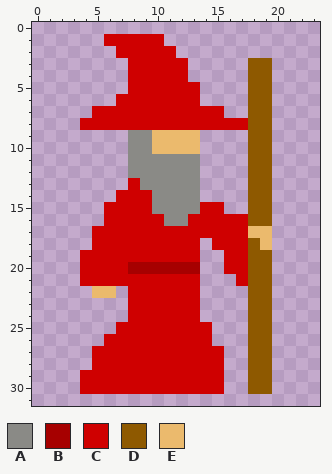
A pixel-art sprite gets an edit: sprites/images/s_wizard_walk_R_0.png. This is how it looked before the edit.
The file is 48x64 pixels, drawn in blocks of 2x2; one block is one cell here.
Palette (. is transparent): A #8a8a86  B #a60000  C #cf0000  D #8e5900  E #ebba6d
Pixels before, first column x 4:
 1 ..CCCCC.........
 2 ...CCCCC........
 3 ....CCCCC.....DD
 4 ....CCCCC.....DD
 5 ....CCCCCC....DD
 6 ...CCCCCCC....DD
 7 .CCCCCCCCCCC..DD
 8 CCCCCCCCCCCCCCDD
 9 ....AAEEEE....DD
10 ....AAEEEE....DD
11 ....AAAAAA....DD
12 ....AAAAAA....DD
13 ....CAAAAA....DD
14 ...CCCAAAA....DD
15 ..CCCCAAAACC..DD
16 ..CCCCCAACCCCCDD
17 .CCCCCCCCCCCCCEE
18 .CCCCCCCCC.CCCDE
19 CCCCCCCCCC..CCDD
20 CCCCBBBBBB..CCDD
21 CCCCCCCCCC...CDD
22 .EE.CCCCCC....DD
23 ....CCCCCC....DD
24 ....CCCCCC....DD
25 ...CCCCCCCC...DD
26 ..CCCCCCCCC...DD
27 .CCCCCCCCCCC..DD
28 .CCCCCCCCCCC..DD
29 CCCCCCCCCCCC..DD
30 CCCCCCCCCCCC..DD
Now the later version:
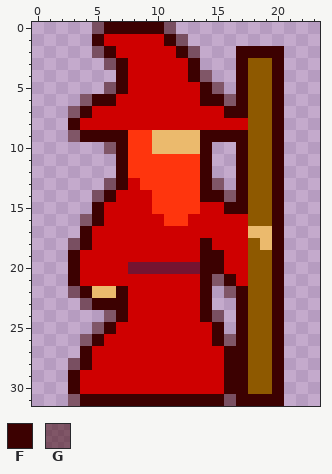
Colours new in this view: F #3c0101  G #3c020280
Change:
colour A: #8a8a86 -> #ff350d
colour B: #a60000 -> #741431
y 0: x 5..11 ....... -> GFFFFFG
y 1: x 5 . -> F; x 11..12 .. -> FG
y 2: x 5..6 .. -> GF; x 12..13 .. -> FG; x 17..20 .... -> FFFF
y 3: x 6..7 .. -> GF; x 13 . -> F; x 17 . -> F; x 20 . -> F
y 4: x 7 . -> F; x 13..14 .. -> FG; x 17 . -> F; x 20 . -> F
y 5: x 6..7 .. -> GF; x 14..15 .. -> FG; x 17 . -> F; x 20 . -> F
y 6: x 4..6 ... -> GFF; x 14..17 .... -> FFGF; x 20 . -> F
y 7: x 3..4 .. -> GF; x 16..17 .. -> FF; x 20 . -> F
y 8: x 3 . -> F; x 20 . -> F
y 9: x 3..7 ..... -> GFFFF; x 14..17 .... -> FFFF; x 20 . -> F
y 10: x 6..7 .. -> GF; x 14 . -> F; x 17 . -> F; x 20 . -> F
y 11..12: x 7 . -> F; x 14 . -> F; x 17 . -> F; x 20 . -> F
y 13: x 6..7 .. -> GF; x 14..15 .. -> FG; x 17 . -> F; x 20 . -> F
y 14: x 5..6 .. -> GF; x 14..17 .... -> FFGF; x 20 . -> F
y 15: x 5 . -> F; x 16..17 .. -> FF; x 20 . -> F
y 16: x 4..5 .. -> GF; x 20 . -> F
y 17: x 4 . -> F; x 20 . -> F
y 18: x 3..4 .. -> GF; x 14 . -> F; x 20 . -> F
y 19..20: x 3 . -> F; x 14..15 .. -> FF; x 20 . -> F
y 21: x 3 . -> F; x 14..16 ... -> FGF; x 20 . -> F
y 22: x 3..4 .. -> GF; x 7 . -> F; x 14 . -> F; x 16..17 .. -> GF; x 20 . -> F
y 23: x 4..7 .... -> GFFF; x 14 . -> F; x 17 . -> F; x 20 . -> F
y 24: x 6..7 .. -> GF; x 14..15 .. -> FG; x 17 . -> F; x 20 . -> F
y 25: x 5..6 .. -> GF; x 15 . -> F; x 17 . -> F; x 20 . -> F
y 26: x 4..5 .. -> GF; x 15..17 ... -> FGF; x 20 . -> F
y 27: x 4 . -> F; x 16..17 .. -> FF; x 20 . -> F
y 28: x 3..4 .. -> GF; x 16..17 .. -> FF; x 20 . -> F
y 29..30: x 3 . -> F; x 16..17 .. -> FF; x 20 . -> F
y 31: x 3..20 .................. -> GFFFFFFFFFFFFGFFFF
